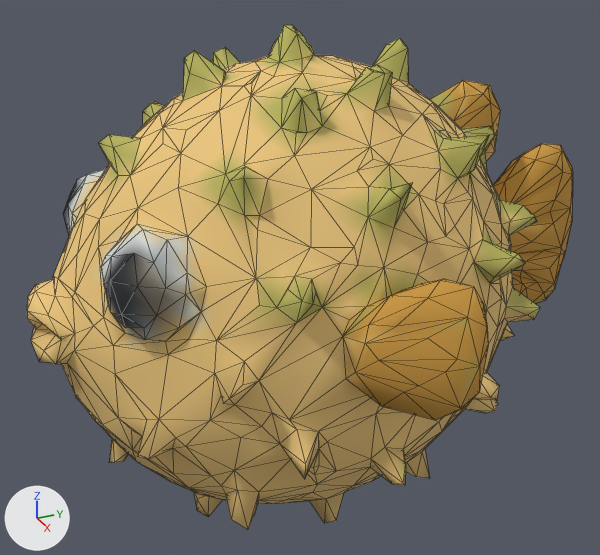
The glTF model public/models/fish-pufferfish.glb, before and after one commit.
Rendered twice from a 50 mm lens placed at (1.157, -0.581, 0.586), pointed at (-0.021, -0.051, -0.003). The lights are fixed; the arrows at lower left show +X, +Y and +Z. The picture after the commit comes second. Mesh edges are drawn as thin lines. Where no turn or scale is listed for an object, it has been applied to the vertices. Vertices at exactly the same position are counted once.

Names of what the first picture shows: 'tripo_node_695b3eaf-b08c-41ae-a9aa-5e0b8b68550e'.
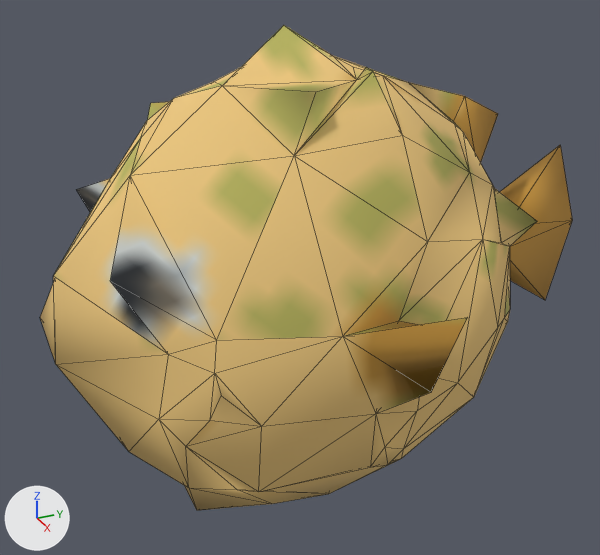
Where the newer file only moved an object's origin or applied its transform, the numbers keep the older frame.

Edits to the bpy script that builds the scene:
```text
Change me_tripo_mesh_695b3eaf_b08c_41ae_a9aa_5e0b8b68550e:
    used by ob_tripo_node_695b3eaf_b08c_41ae_a9aa_5e0b8b68550e; location = (0.0, 0.0, 0.0)
    remove me_tripo_mesh_695b3eaf_b08c_41ae_a9aa_5e0b8b68550e.from_pydata(...)  # 1198 vertices, 2392 faces; spans x -0.423..0.423, y -0.5..0.5, z -0.417..0.417
    add me_tripo_mesh_695b3eaf_b08c_41ae_a9aa_5e0b8b68550e.from_pydata(...)  # 152 vertices, 295 faces; spans x -0.4..0.404, y -0.476..0.492, z -0.364..0.417
    me_tripo_mesh_695b3eaf_b08c_41ae_a9aa_5e0b8b68550e part 1: 1046 vertices removed from x -0.423..0.423, y -0.5..0.5, z -0.417..0.414
```

Boxes (x1, y1, x2, y2) around the edits, measured in the pictures (600 x 555 px):
'tripo_node_695b3eaf-b08c-41ae-a9aa-5e0b8b68550e', reshaped
    before: (27, 25, 573, 530)
    after: (40, 25, 572, 510)
part 1 of me_tripo_mesh_695b3eaf_b08c_41ae_a9aa_5e0b8b68550e, deleted (orange)
    before: (27, 25, 573, 530)
